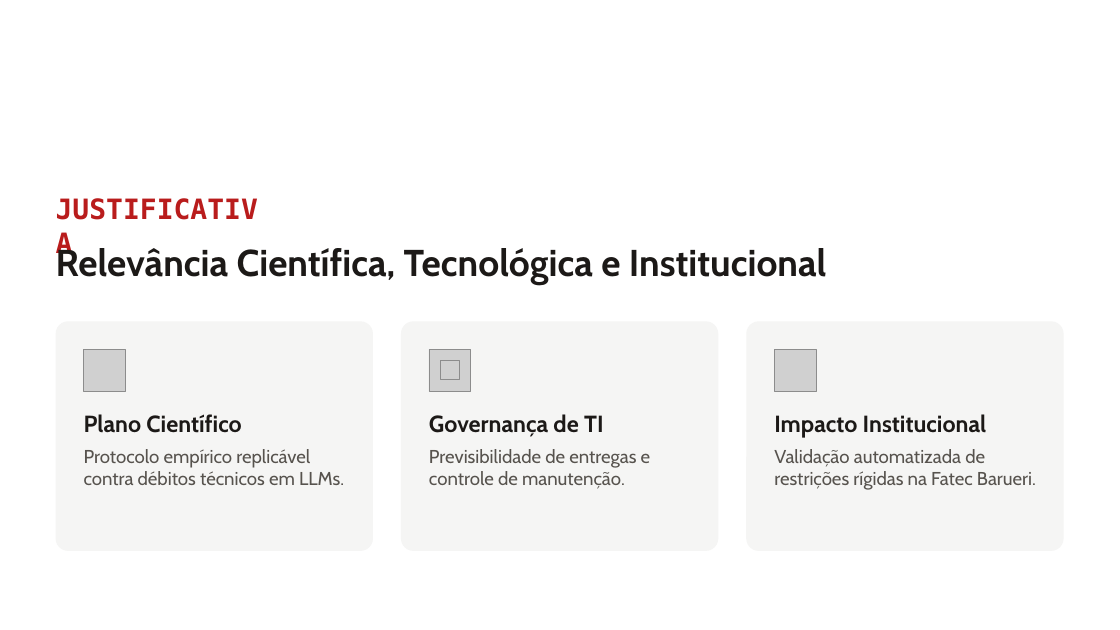
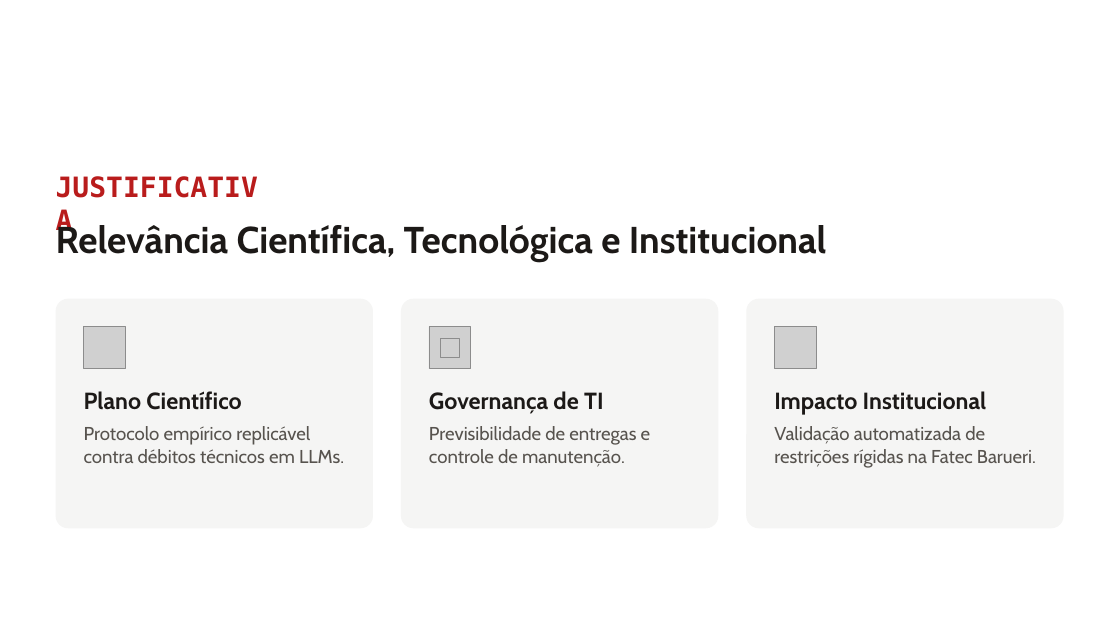
Before and after one commit to j-barcelos/ia-grade, a slide deck: slide 5 of apresentacao/TCC - SDD, TDD e IA na Grade Horária Fatec Barueri.pptx. Drawn at 1120x630 pixels with LibreOffice and Linux fonts; fonts in the diff are those of the drawing; grey boxes stand for pictures; background and template pictures are left out. Boxes give left, top, right and bottom in pixels: in the first picture for what was removed or moved away, otherwise in the second. Text is boxed around its words. In the diff, an @@ line names an element or a change of style, - is before the commit and + after.

```diff
--- a/apresentacao/TCC - SDD, TDD e IA na Grade Horária Fatec Barueri.pptx
+++ b/apresentacao/TCC - SDD, TDD e IA na Grade Horária Fatec Barueri.pptx
@@ 5 texts, 3 pictures, 3 rounded rectangles: place and size @@
-5 texts, 3 pictures, 3 rounded rectangles at [55,192,1064,551]
+5 texts, 3 pictures, 3 rounded rectangles at [55,169,1064,528]
@@ 3 texts, 1 picture: place and size @@
-3 texts, 1 picture at [84,360,1036,490]
+3 texts, 1 picture at [84,338,1036,468]
```
Also in this commit, not shown: 9 other slides changed.
